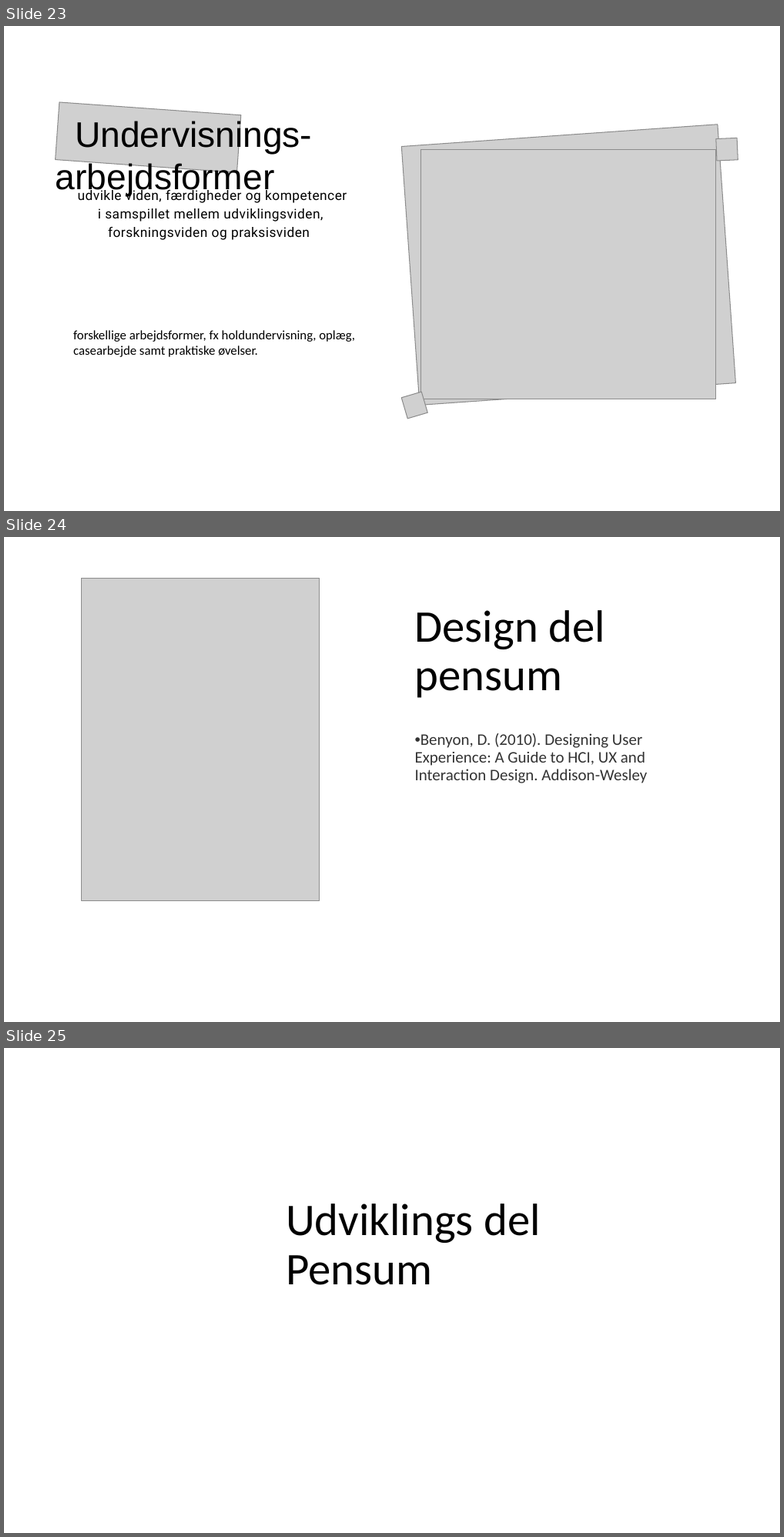
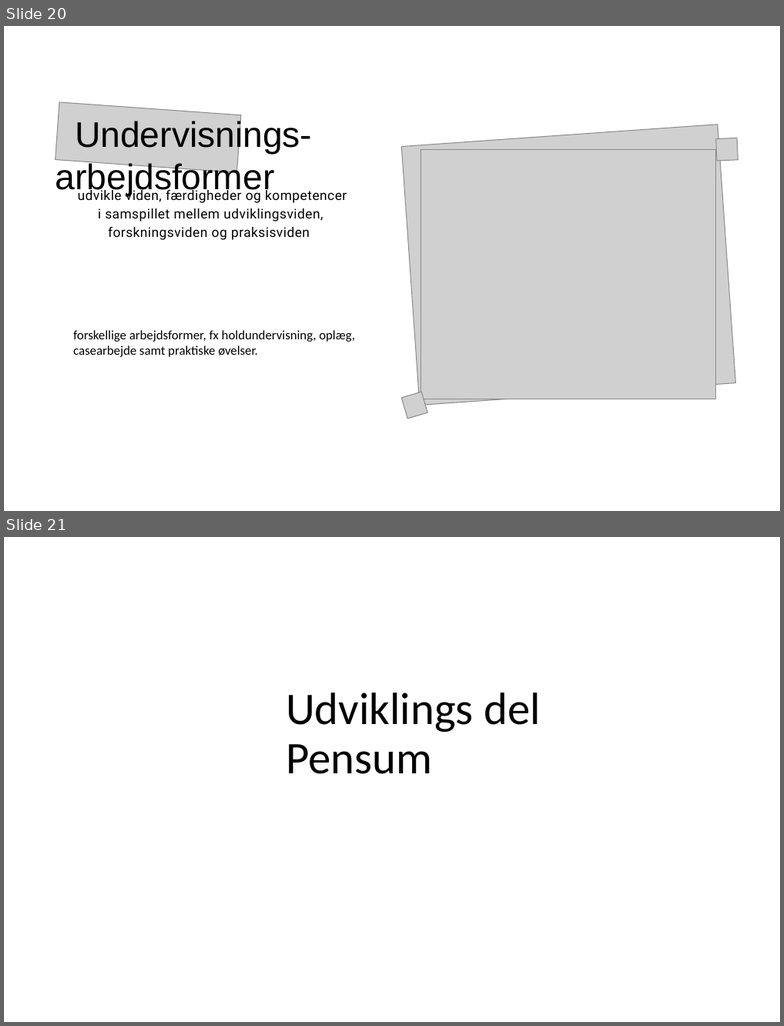
Before and after one commit to xiaoleibi/DMU26, a slide deck: UX valgfag2026.pptx. Shown one above the other, each under a label of ours: slides 23, 24 and 25 before the commit, slides 20 and 21 after it. The pictures are 784x1537 and 784x1026 pixels, drawn with LibreOffice and Linux fonts; fonts in the diff are those of the drawing; grey boxes stand for pictures. Boxes give left, top, right and bottom in pixels: in the first picture for what was removed or moved away, otherwise in the second. Text is boxed around its words. In the diff, an @@ line names an element or a change of style, - is before the commit and + after.

```diff
--- a/UX valgfag2026.pptx
+++ b/UX valgfag2026.pptx
@@ slide 24 removed at (4, 537, 780, 1022), background #FFFFFF @@
@@ picture removed at (82, 578, 319, 901) @@
@@ text removed at (415, 610, 605, 698) @@
-Design del pensum
@@ text removed at (415, 733, 647, 783) @@
-• Benyon, D. (2010). Designing User Experience: A Guide to HCI, UX and Interaction Design. Addison-Wesley
@@ what was slide 23 is now slide 20 @@
@@ what was slide 25 is now slide 21 @@
```
Also in this commit, not shown: 5 slides changed, 1 slide added, 4 other slides removed.
